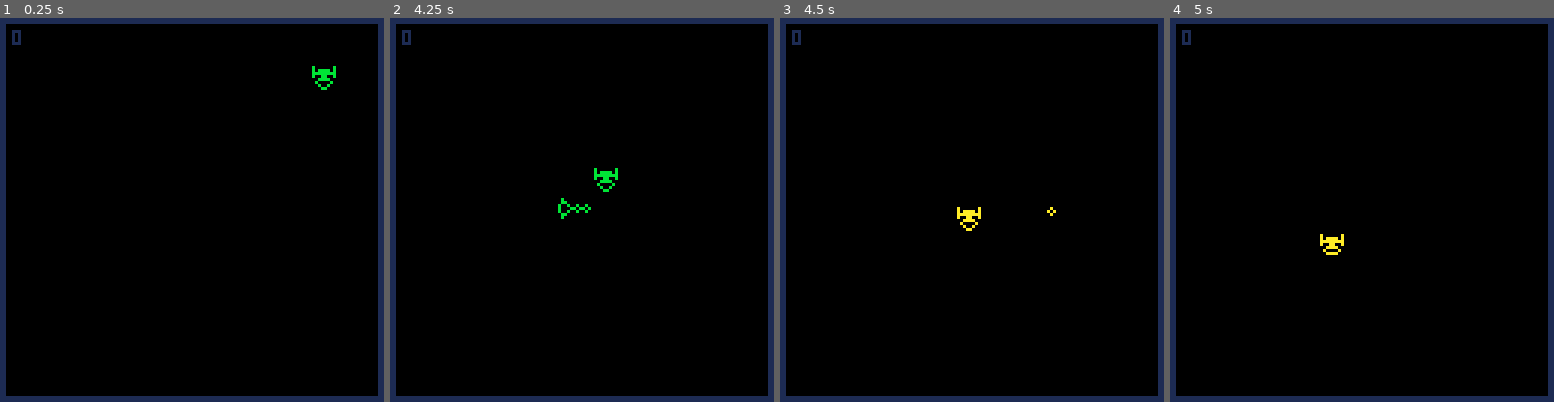
Above: before the commit, frames 1-4 (left to right).
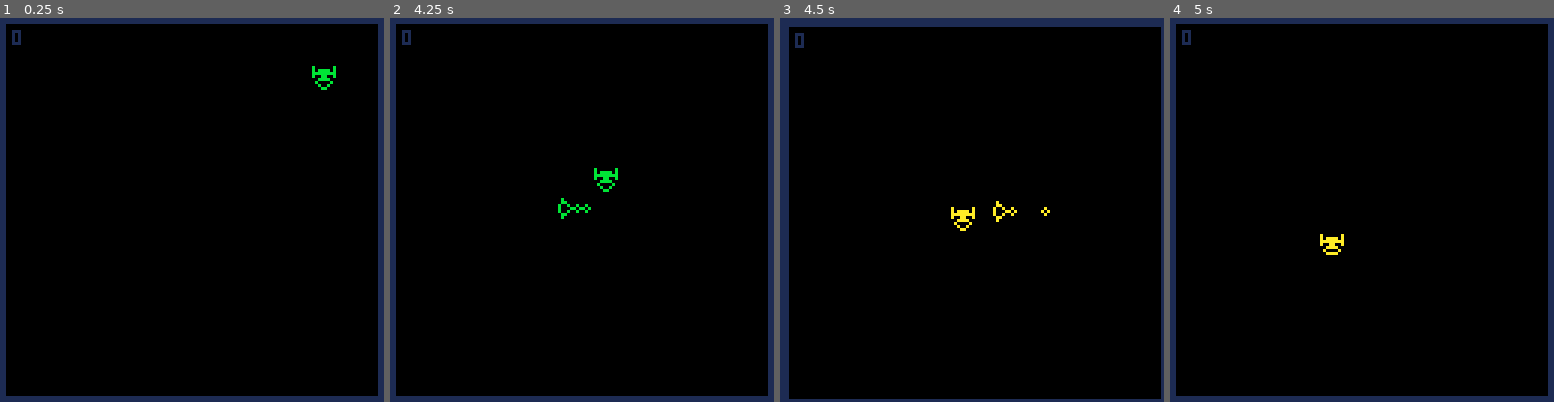
Above: after the commit, the same moments.

Repository: alxgnon/pico-8
Game: PICO-8 cartridge nack.p8
Two runs of this game, one before a commit and one after it. Both use one fixed random seed, a clock stepped at 60 frames per second and the inputs below.
Inputs:
- Up to frame 1 (0.25 s): no input
- Up to frame 2 (4.25 s): tap X (X key) at 0.33, 1.07, 1.85, 2.97, 4.08 s; tap O (Z key) at 0.7, 1.7, 2.1, 2.5, 2.9, 3.3, 3.7, 4.1 s; hold Right 1.6-2.1 s; hold Up 2.15-2.42 s; hold Right 2.47-3.03 s; hold Left 3.08-3.58 s; hold Down 3.63-3.97 s; hold Right from 4.02 s (still down)
- Up to frame 3 (4.5 s): keep holding Right
- Up to frame 4 (5 s): tap O (Z key) at 4.5, 4.9 s; release Right at 4.68 s; hold Up from 4.73 s (still down)

Frames 1-2 are identical in both runs. In frame 3, 3.5% of the frame differs, in the area x 1-100%, y 1-100%; in frame 4, nothing differs.

Commit message:
nack: better hitbox

Diff:
--- a/nack.p8
+++ b/nack.p8
@@ -44,11 +44,11 @@
 function touching(a, b)
 	local ax = a.x + 2
 	local ay = a.y + 2
-	local bx = b.x + 1
-	local by = b.y + 1
-	return ax < bx + 5
+	local bx = b.x
+	local by = b.y
+	return ax < bx + 7
 		and bx < ax + 3
-		and ay < by + 5
+		and ay < by + 7
 		and by < ay + 3
 end
 
